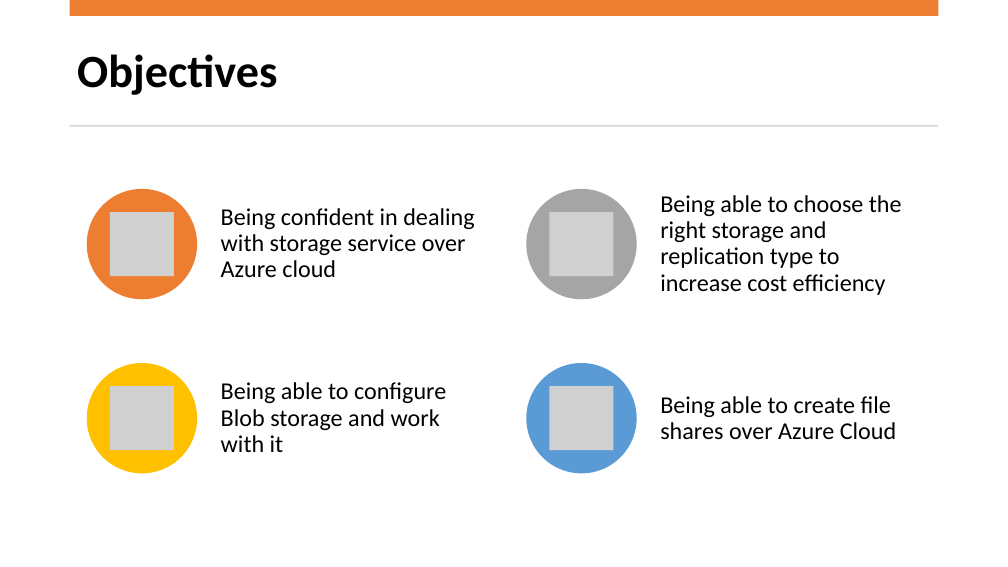
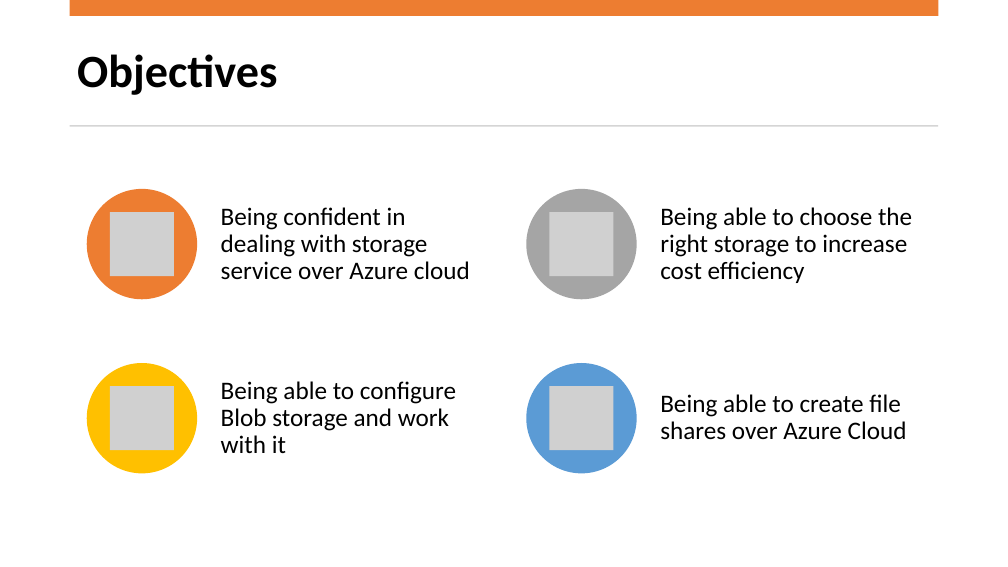
Before and after one commit to ahmedwahid/Azure-study-study, a slide deck: slide 4 of AZ-104 Azure storage - Ahmed Wahid.pptx. Drawn at 1008x567 pixels with LibreOffice and Linux fonts; fonts in the diff are those of the drawing; grey boxes stand for pictures. Boxes give left, top, right and bottom in pixels: in the first picture for what was removed or moved away, otherwise in the second. Text is boxed around its words. In the diff, an @@ line names an element or a change of style, - is before the commit and + after.

```diff
--- a/AZ-104 Azure storage - Ahmed Wahid.pptx
+++ b/AZ-104 Azure storage - Ahmed Wahid.pptx
@@ text at [660,207,912,283]: text changed; size 23 to 24 pt @@
-Being able to choose the right storage and replication type to increase cost efficiency
+Being able to choose the right storage to increase cost efficiency
@@ size 23 to 24 pt in 3 elements at [221,207,470,280], [221,381,456,453], [660,394,907,440] @@
```
